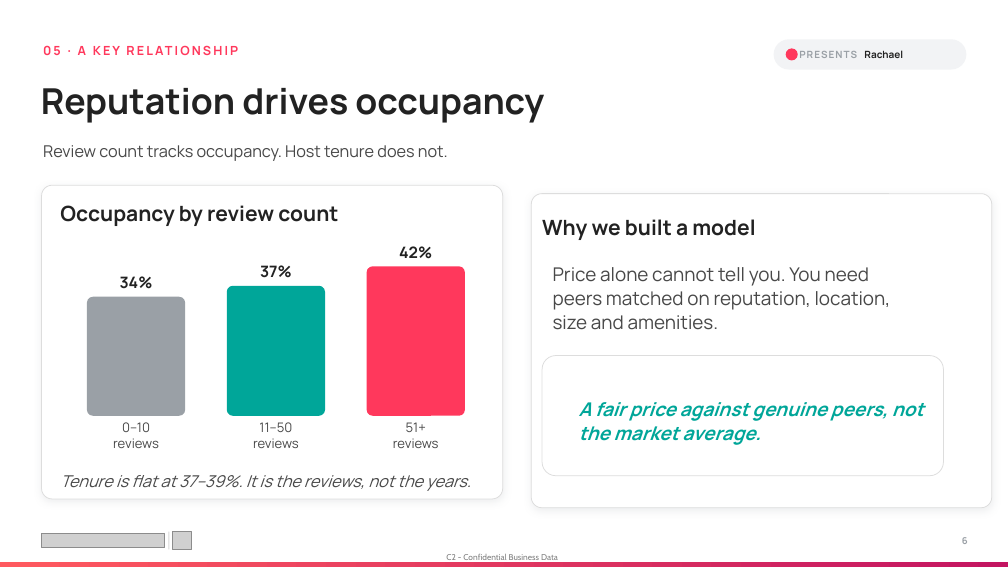
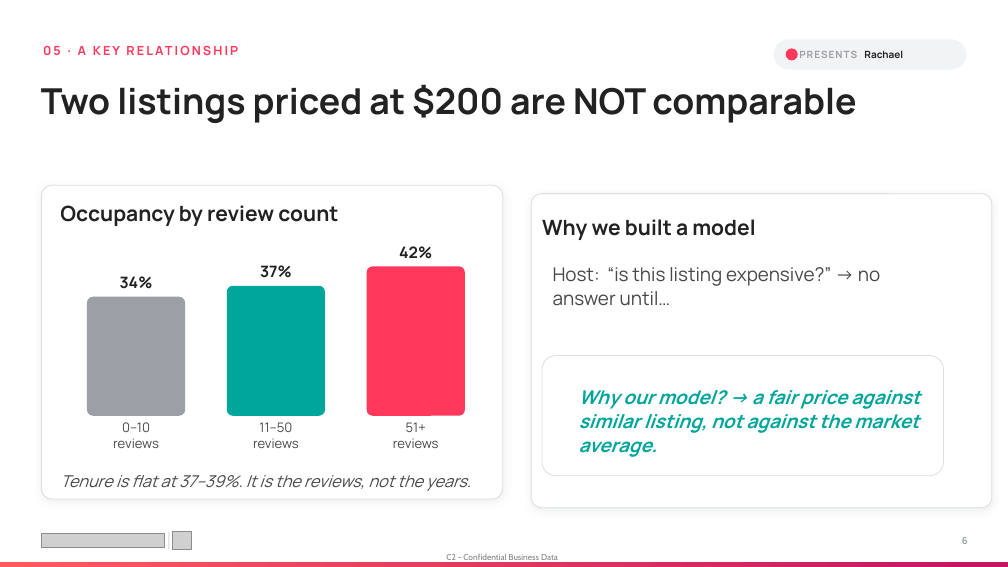
Before and after one commit to mkdn007/Cornell-Airbnb-Capstone, a slide deck: slide 6 of Airbnb Pricing Deck.pptx. Drawn at 1008x567 pixels with LibreOffice and Linux fonts; fonts in the diff are those of the drawing; grey boxes stand for pictures. Boxes give left, top, right and bottom in pixels: in the first picture for what was removed or moved away, otherwise in the second. Text is boxed around its words. In the diff, an @@ line names an element or a change of style, - is before the commit and + after.

```diff
--- a/Airbnb Pricing Deck.pptx
+++ b/Airbnb Pricing Deck.pptx
@@ text at bbox=[41, 84, 856, 123]: text changed @@
-Reputation drives occupancy
+Two listings priced at $200 are NOT comparable
@@ text removed at bbox=[43, 145, 448, 161] @@
-Review count tracks occupancy. Host tenure does not.
@@ text at bbox=[553, 267, 880, 306]: text changed @@
-Price alone cannot tell you. You need peers matched on reputation, location, size and amenities.
+Host: “is this listing expensive?” → no answer until…
@@ text at bbox=[579, 390, 920, 457]: text changed @@
-A fair price against genuine peers, not the market average.
+Why our model? → a fair price against similar listing, not against the market average.
```
Also in this commit, not shown: 2 other slides changed.
